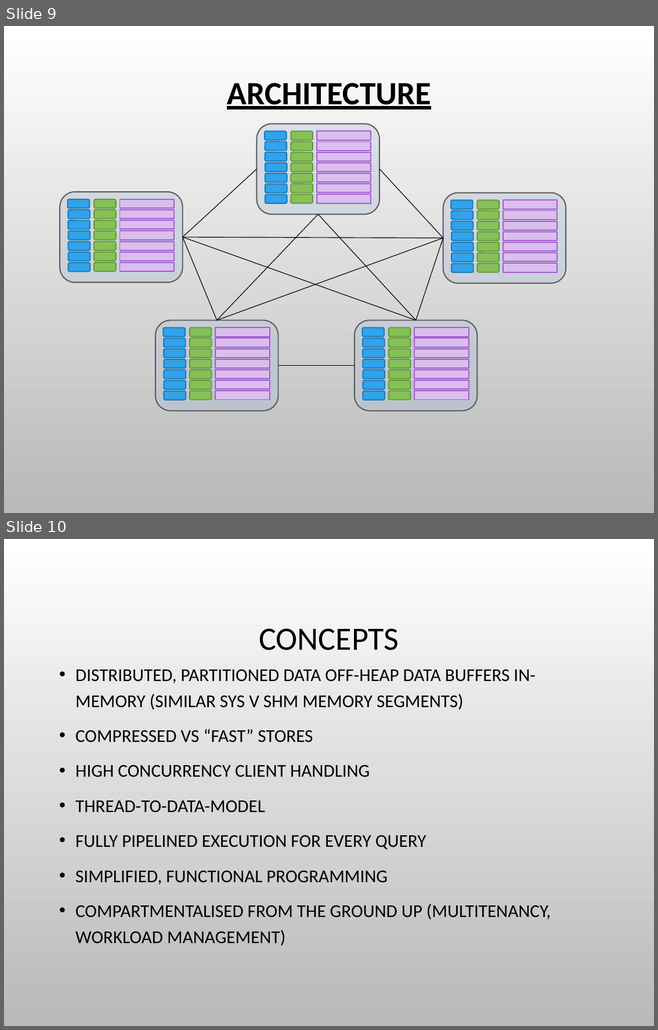
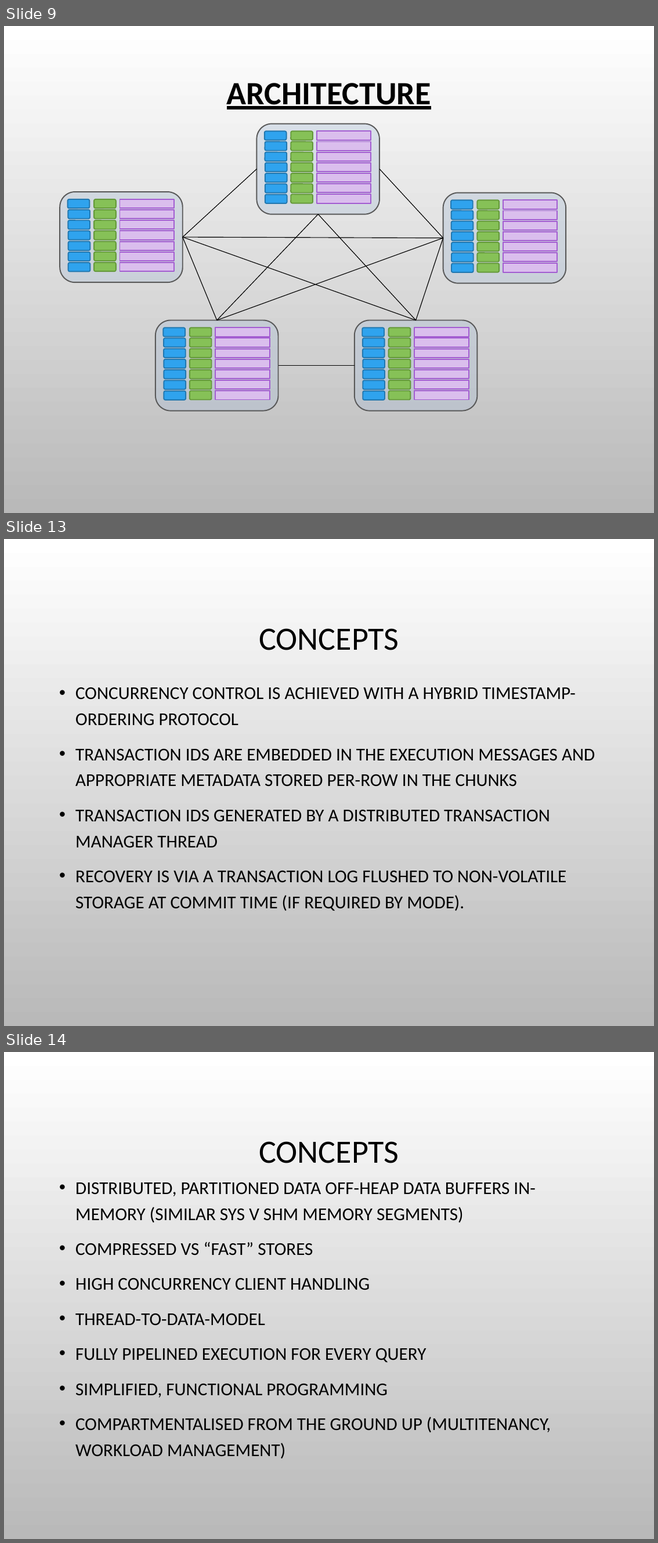
Before and after one commit to charlesduffy/erlysql, a slide deck: doc/Pitch1.pptx. Shown one above the other, each under a label of ours: slides 9 and 10 before the commit, slides 9, 13 and 14 after it; the slides between them are not shown. The pictures are 658x1030 and 658x1543 pixels, drawn with LibreOffice and Linux fonts; fonts in the diff are those of the drawing; background and template pictures are left out. Boxes give left, top, right and bottom in pixels: in the first picture for what was removed or moved away, otherwise in the second. Text is boxed around its words. In the diff, an @@ line names an element or a change of style, - is before the commit and + after.

```diff
--- a/doc/Pitch1.pptx
+++ b/doc/Pitch1.pptx
@@ slide 13 added at box(4, 539, 654, 1026), background picture (left out) @@
@@ title added at box(259, 628, 398, 650), 36 pt, text #000000 @@
+CONCEPTS
@@ text added at box(75, 687, 594, 911), 20 pt, text #000000 @@
+• CONCURRENCY CONTROL IS ACHIEVED WITH A HYBRID TIMESTAMP-ORDERING PROTOCOL
+• TRANSACTION IDS ARE EMBEDDED IN THE EXECUTION MESSAGES AND APPROPRIATE METADATA STORED PER-ROW IN THE CHUNKS
+• TRANSACTION IDS GENERATED BY A DISTRIBUTED TRANSACTION MANAGER THREAD
+• RECOVERY IS VIA A TRANSACTION LOG FLUSHED TO NON-VOLATILE STORAGE AT COMMIT TIME (IF REQUIRED BY MODE).
@@ what was slide 10 is now slide 14 @@
```
Also in this commit, not shown: 1 slide changed, 3 other slides added.
